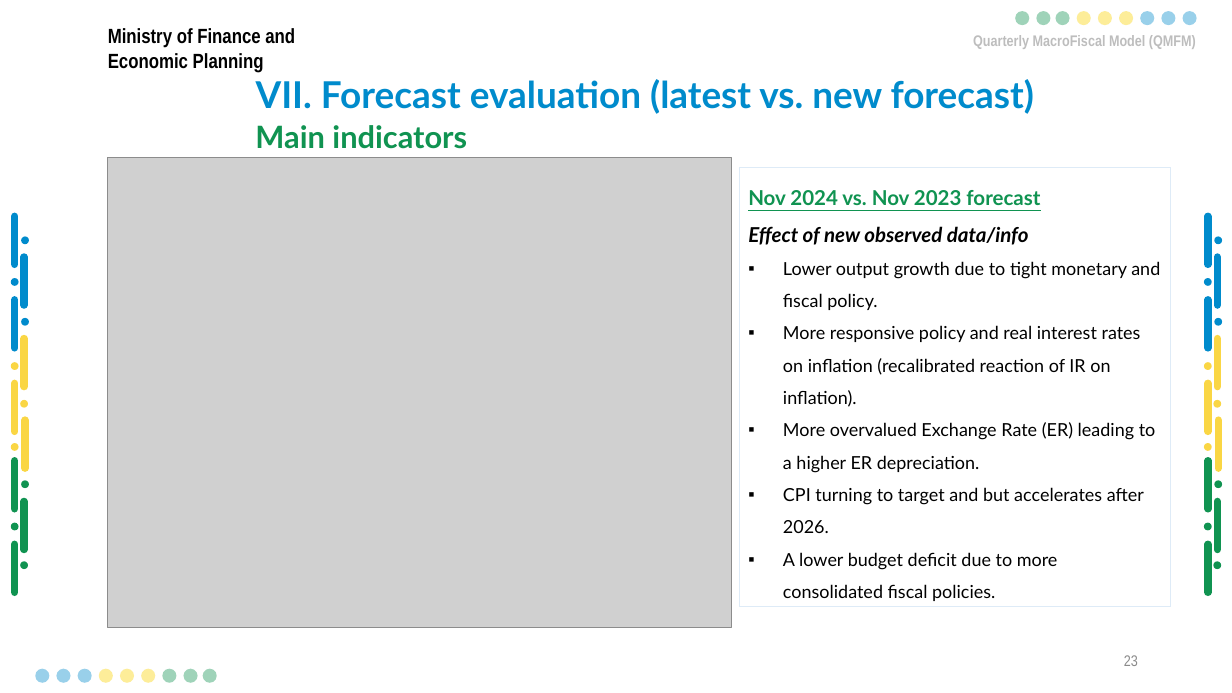
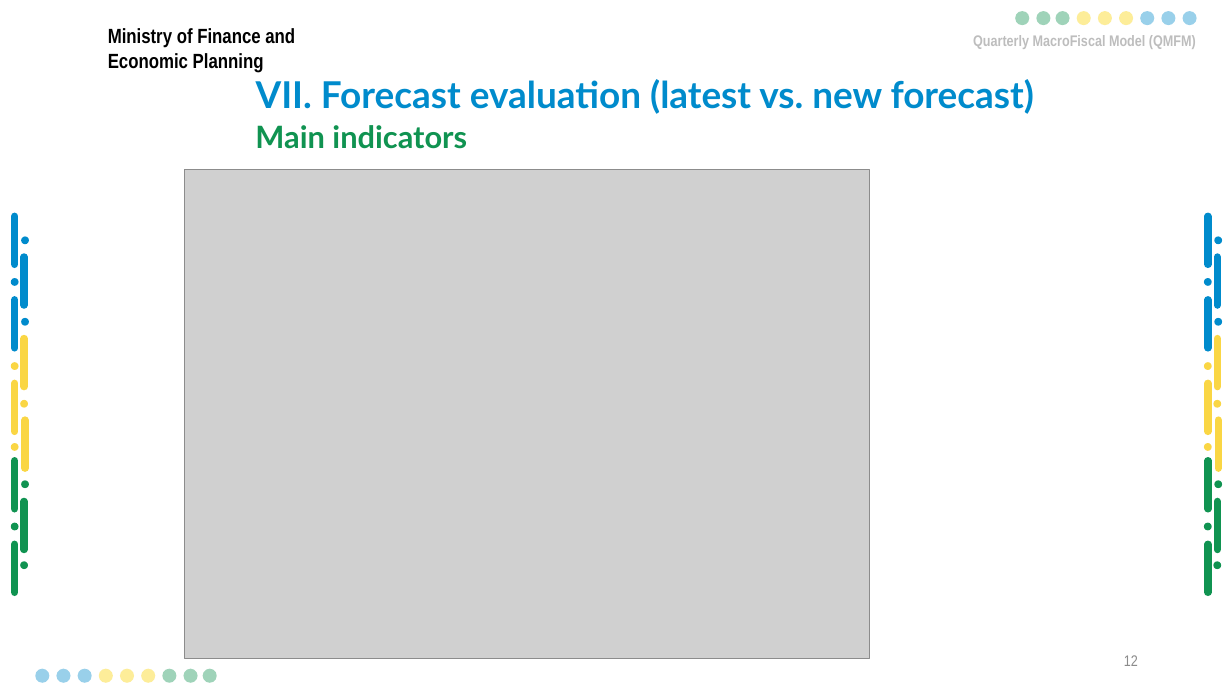
Before and after one commit to Karenzo2150/QMFM, a slide deck: slide 13 of docs/Presentations & BriefNotes/2025/September-round/QMFM Sept 2024 round Summary Outlook Presentation-LK March2ak-EvMRev - Copy.pptx (slide 24 before the commit). Drawn at 1232x693 pixels with LibreOffice and Linux fonts; fonts in the diff are those of the drawing; grey boxes stand for pictures; background and template pictures are left out. Boxes give left, top, right and bottom in pixels: in the first picture for what was removed or moved away, otherwise in the second. Text is boxed around its words. In the diff, an @@ line names an element or a change of style, - is before the commit and + after.

Commit message:
Updated forecast presentation

```diff
--- a/docs/Presentations & BriefNotes/2025/September-round/QMFM Sept 2024 round Summary Outlook Presentation-LK March2ak-EvMRev - Copy.pptx
+++ b/docs/Presentations & BriefNotes/2025/September-round/QMFM Sept 2024 round Summary Outlook Presentation-LK March2ak-EvMRev - Copy.pptx
@@ picture resized from (x1=108, y1=158, x2=732, y2=628) to (x1=185, y1=169, x2=870, y2=658) @@
@@ rectangle removed at (x1=739, y1=168, x2=1171, y2=607) @@
-Nov 2024 vs. Nov 2023 forecast
-Effect of new observed data/info
-▪ Lower output growth due to tight monetary and fiscal policy.
-▪ More responsive policy and real interest rates on inflation (recalibrated reaction of IR on inflation).
-▪ More overvalued Exchange Rate (ER) leading to a higher ER depreciation.
-▪ CPI turning to target and but accelerates after 2026.
-▪ A lower budget deficit due to more consolidated fiscal policies.
@@ page number at (x1=1124, y1=655, x2=1138, y2=666): text changed @@
-23
+12
```
Also in this commit, not shown: 7 other slides changed, 1 slide added, 18 slides removed, 1 other file.
